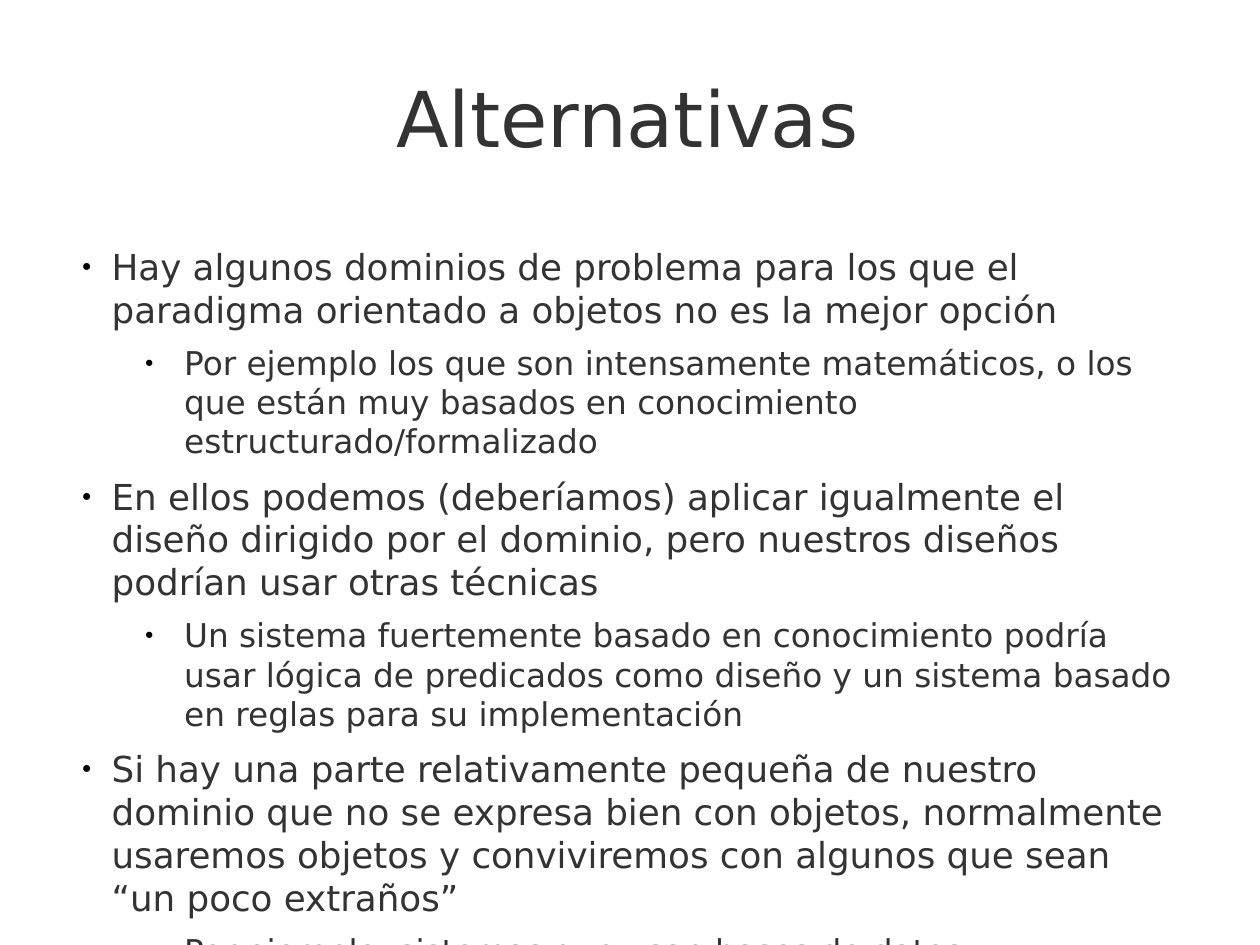
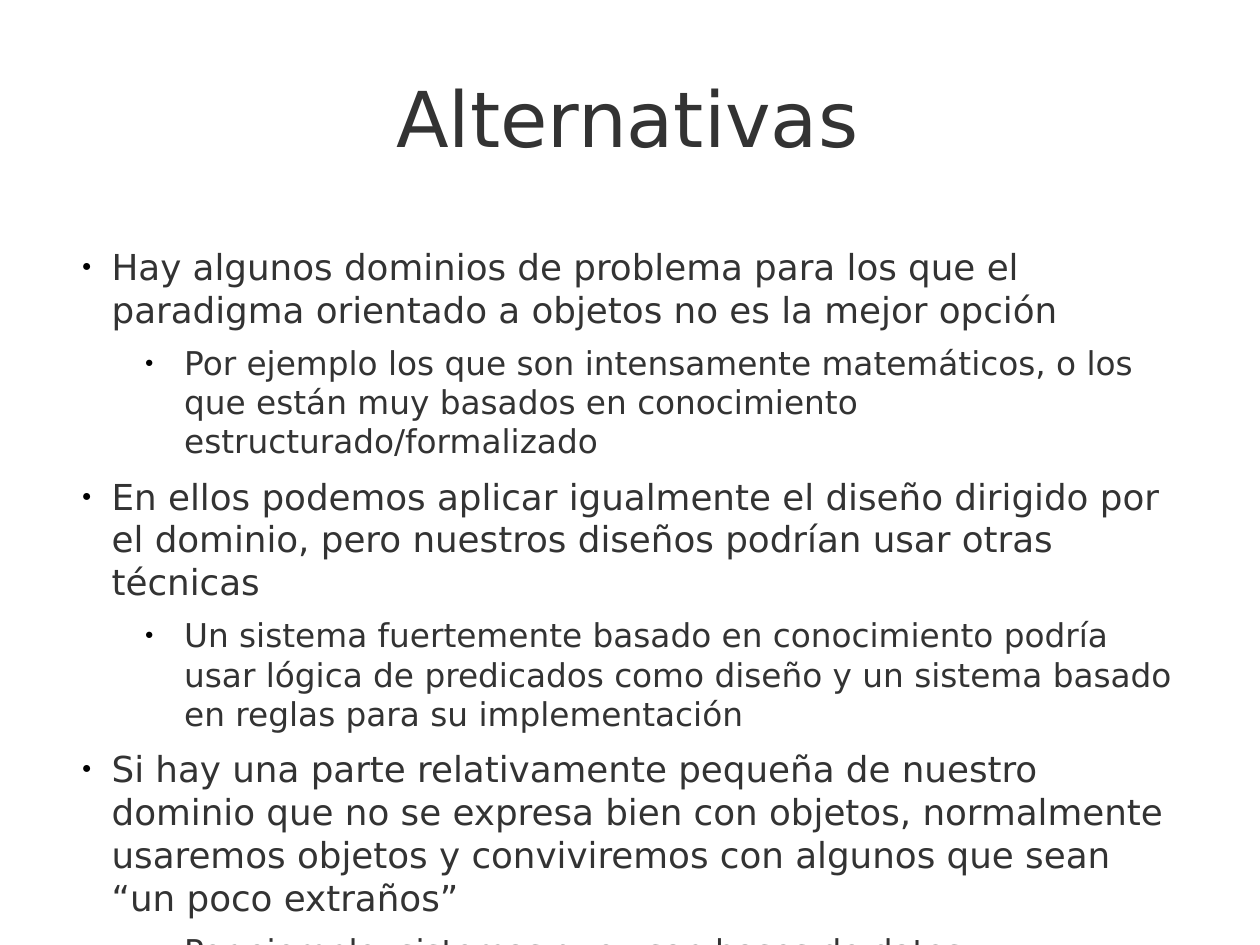
Before and after one commit to UNIZAR-30249-LabIS/ddd-slides, a slide deck: slide 55 of 8i_LabIS-D02-DomainDrivenDesign-Modelo de dominio en software.odp. Drawn at 1260x945 pixels with LibreOffice and Linux fonts; fonts in the diff are those of the drawing; background and template pictures are left out. Boxes give left, top, right and bottom in pixels: in the first picture for what was removed or moved away, otherwise in the second. Text is boxed around its words. In the diff, an @@ line names an element or a change of style, - is before the commit and + after.

```diff
--- a/8i_LabIS-D02-DomainDrivenDesign-Modelo de dominio en software.odp
+++ b/8i_LabIS-D02-DomainDrivenDesign-Modelo de dominio en software.odp
@@ text at (112, 482, 1159, 596): text changed @@
-● En ellos podemos (deberíamos) aplicar igualmente el diseño dirigido por el dominio, pero nuestros diseños podrían usar otras técnicas
+● En ellos podemos aplicar igualmente el diseño dirigido por el dominio, pero nuestros diseños podrían usar otras técnicas
```
Also in this commit, not shown: 65 other slides changed, 3 other files.
